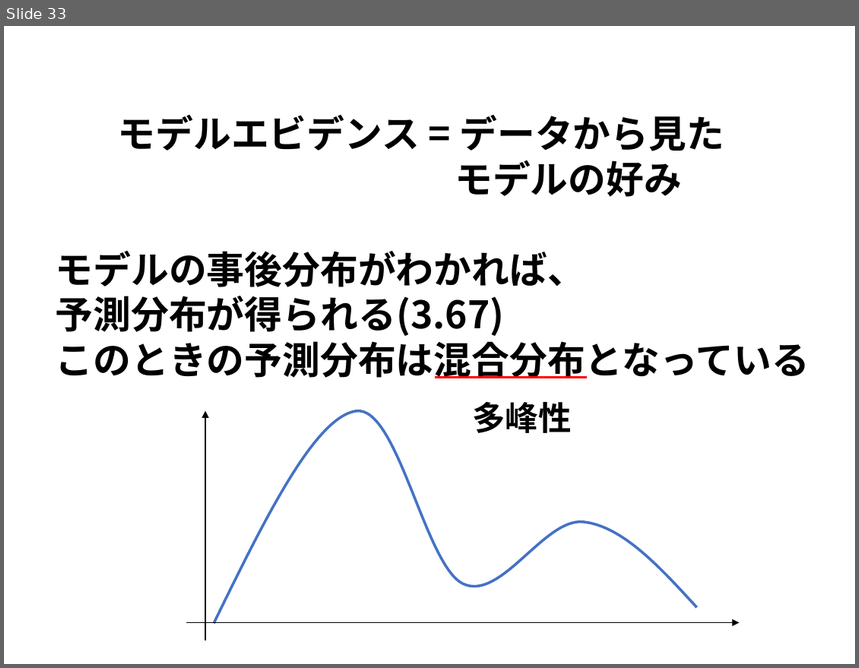
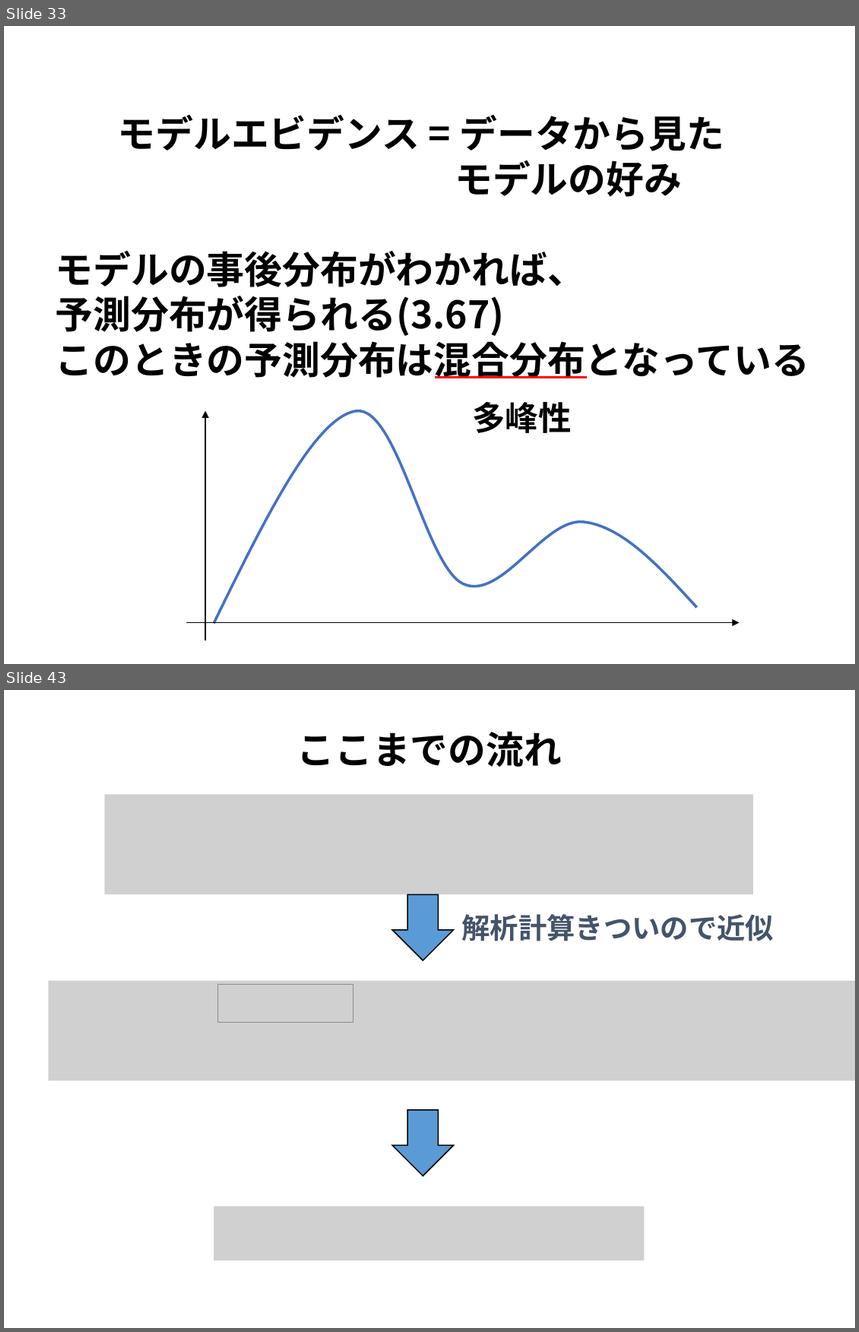
Before and after one commit to j-i-k-o/PRMLSeminar, a slide deck: 3章/PRML3章.pptx. Shown one above the other, each under a label of ours: slide 33 before the commit, slides 33 and 43 after it; the slides between them are not shown. The pictures are 859x668 and 859x1332 pixels, drawn with LibreOffice and Linux fonts; fonts in the diff are those of the drawing; grey boxes stand for pictures. Boxes give left, top, right and bottom in pixels: in the first picture for what was removed or moved away, otherwise in the second. Text is boxed around its words. In the diff, an @@ line names an element or a change of style, - is before the commit and + after.

```diff
--- a/3章/PRML3章.pptx
+++ b/3章/PRML3章.pptx
@@ slide 43 added at (4, 690, 855, 1328), background #FFFFFF @@
@@ text added at (297, 731, 563, 767), 32 pt, text #000000, bold @@
+ここまでの流れ
@@ picture added at (104, 795, 753, 895) @@
@@ down arrow added at (392, 894, 453, 960), fill #5B9BD5, outline #000000 1 pt @@
@@ text added at (462, 914, 775, 942), 24 pt, text #44546A, bold @@
+解析計算きついので近似
@@ picture added at (48, 981, 855, 1081) @@
@@ picture added at (218, 985, 353, 1023) @@
@@ down arrow added at (392, 1110, 453, 1176), fill #5B9BD5, outline #000000 1 pt @@
@@ picture added at (214, 1207, 644, 1262) @@
```
Also in this commit, not shown: 15 other slides added, 1 slide removed, 2 other files.
